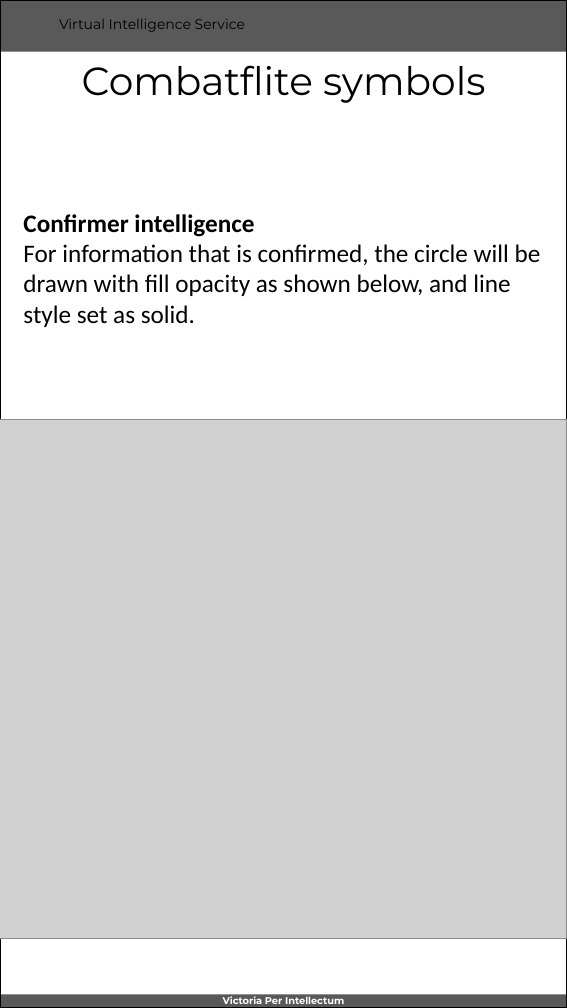
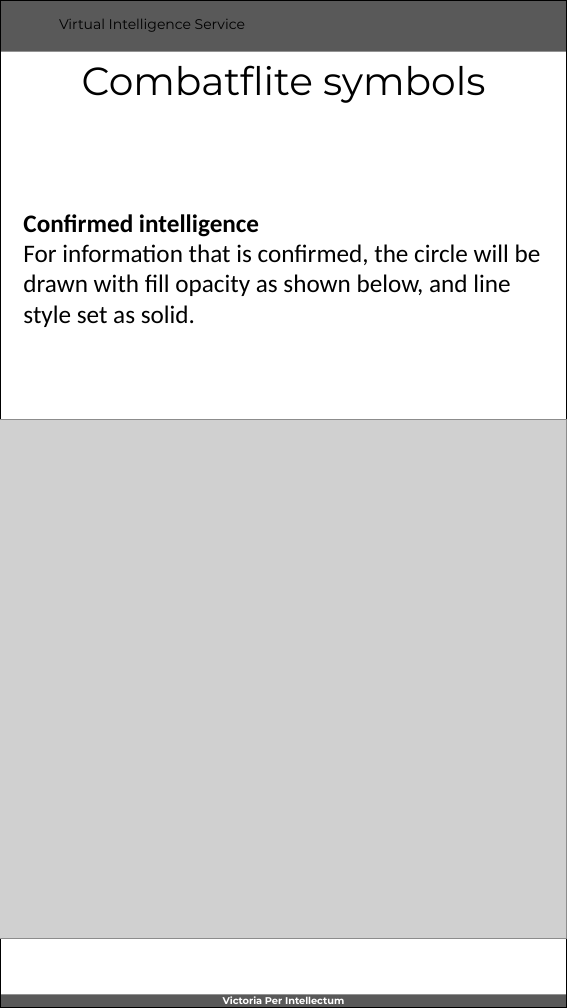
Before and after one commit to 132nd-vWing/VIS, a slide deck: slide 11 of VIS WORKSPACE/VIS Instructions.pptx. Drawn at 567x1008 pixels with LibreOffice and Linux fonts; fonts in the diff are those of the drawing; grey boxes stand for pictures; background and template pictures are left out. Boxes give left, top, right and bottom in pixels: in the first picture for what was removed or moved away, otherwise in the second. Text is boxed around its words. In the diff, an @@ line names an element or a change of style, - is before the commit and + after.

```diff
--- a/VIS WORKSPACE/VIS Instructions.pptx
+++ b/VIS WORKSPACE/VIS Instructions.pptx
@@ text at [23,214,259,237]: text changed @@
-Confirmer intelligence
+Confirmed intelligence
```
Also in this commit, not shown: 3 other slides changed, 1 slide added, 2 other files.
